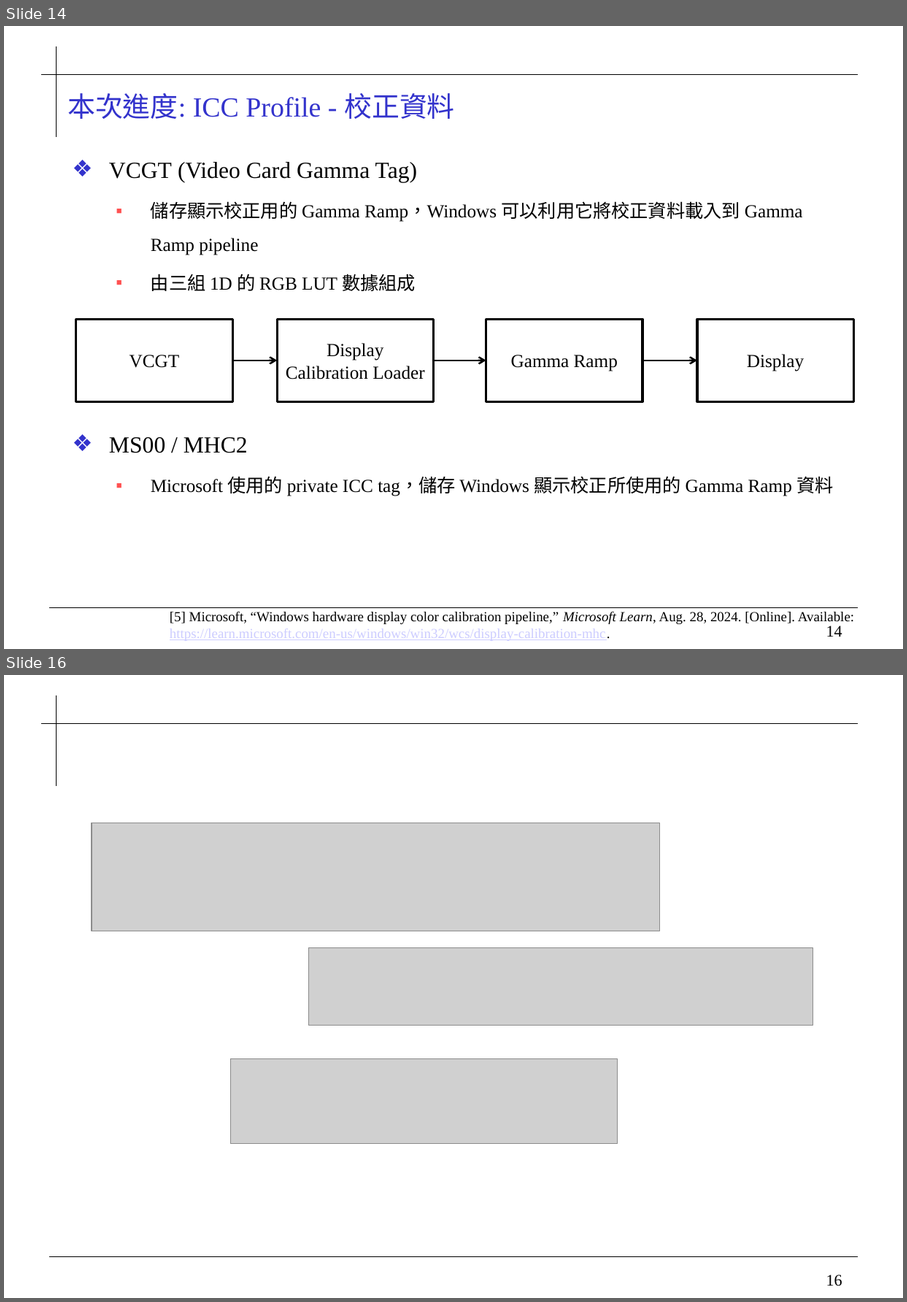
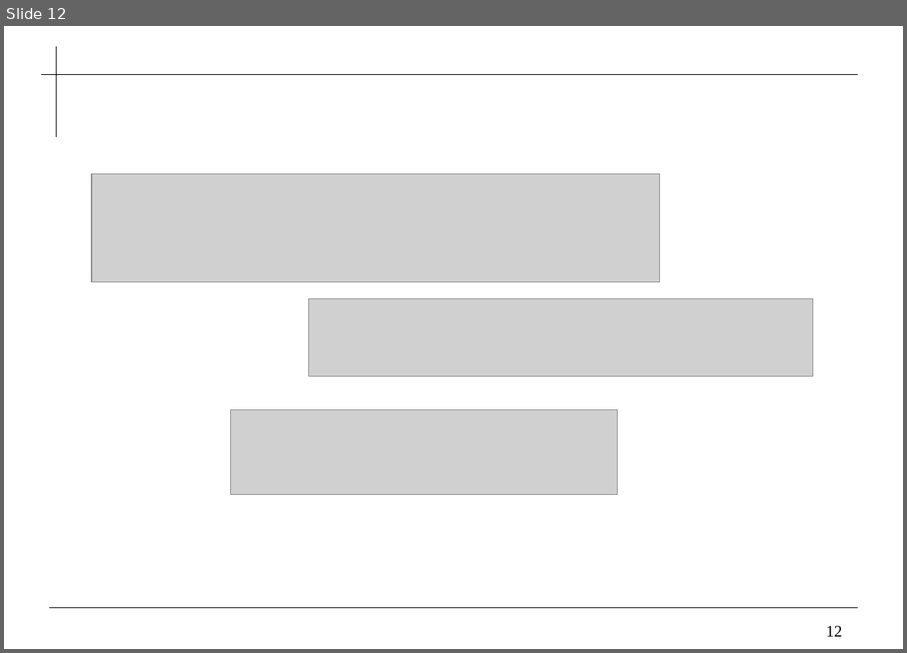
Before and after one commit to 0ilasis0/home, a slide deck: ICCPROFILE_0929.pptx. Shown one above the other, each under a label of ours: slides 14 and 16 before the commit, slide 12 after it; the slides between them are not shown. The pictures are 907x1302 and 907x653 pixels, drawn with LibreOffice and Linux fonts; fonts in the diff are those of the drawing; grey boxes stand for pictures; background and template pictures are left out. Boxes give left, top, right and bottom in pixels: in the first picture for what was removed or moved away, otherwise in the second. Text is boxed around its words. In the diff, an @@ line names an element or a change of style, - is before the commit and + after.

```diff
--- a/ICCPROFILE_0929.pptx
+++ b/ICCPROFILE_0929.pptx
@@ slide 14 removed at (4, 26, 903, 649), background #FFFFFF; not listed: 4 template elements that a slide beside it also shows @@
@@ title removed at (68, 93, 455, 119) @@
-本次進度: ICC Profile - 校正資料
@@ text removed at (109, 162, 833, 496) @@
-  ❖ VCGT (Video Card Gamma Tag)
-  ▪ 儲存顯示校正用的 Gamma Ramp，Windows 可以利用它將校正資料載入到 Gamma Ramp pipeline
-  ▪ 由三組 1D 的 RGB LUT 數據組成
-❖ MS00 / MHC2
-  ▪ Microsoft 使用的 private ICC tag，儲存 Windows 顯示校正所使用的 Gamma Ramp 資料
@@ group removed at (76, 319, 854, 401): 4 rectangles, 3 arrows @@
-VCGT
-Display Calibration Loader
-Gamma Ramp
-Display
@@ text removed at (170, 611, 854, 641) @@
-[5] Microsoft, “Windows hardware display color calibration pipeline,” Microsoft Learn, Aug. 28, 2024. [Online]. Available: https://learn.microsoft.com/en-us/windows/win32/wcs/display-calibration-mhc.
@@ what was slide 16 is now slide 12 @@
@@ page number at (827, 625, 843, 636): text changed @@
-16
+12
```
Also in this commit, not shown: 5 slides changed, 5 slides added, 8 other slides removed, 4 other files.
